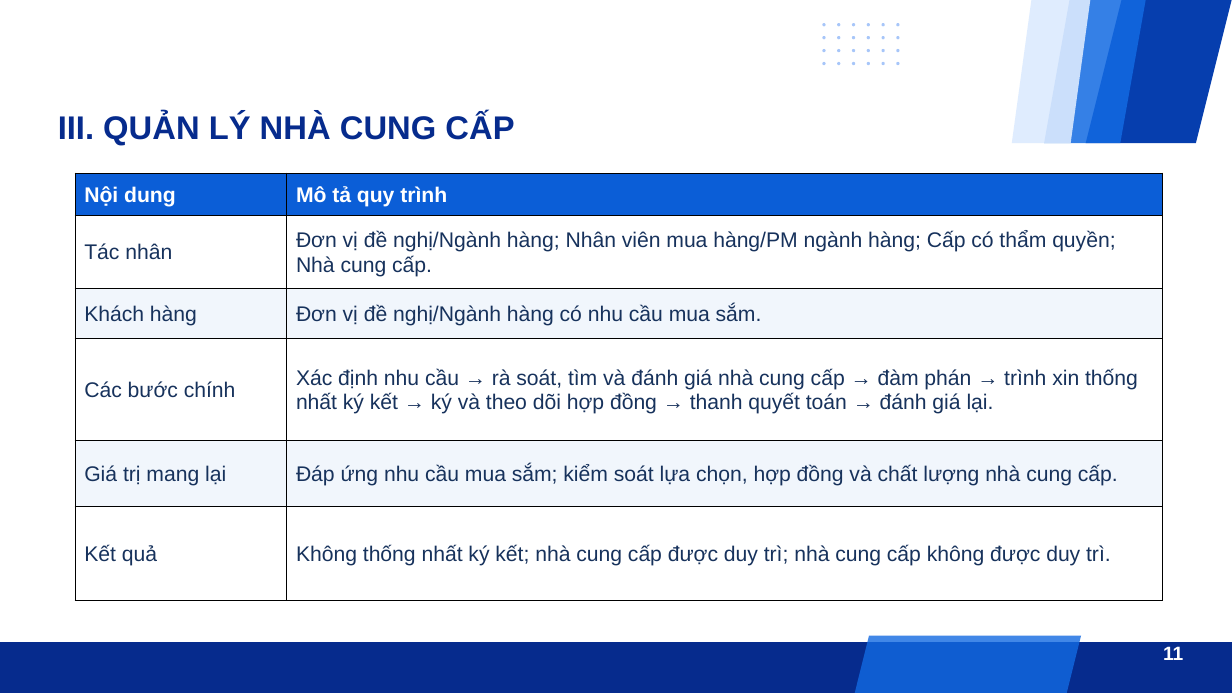
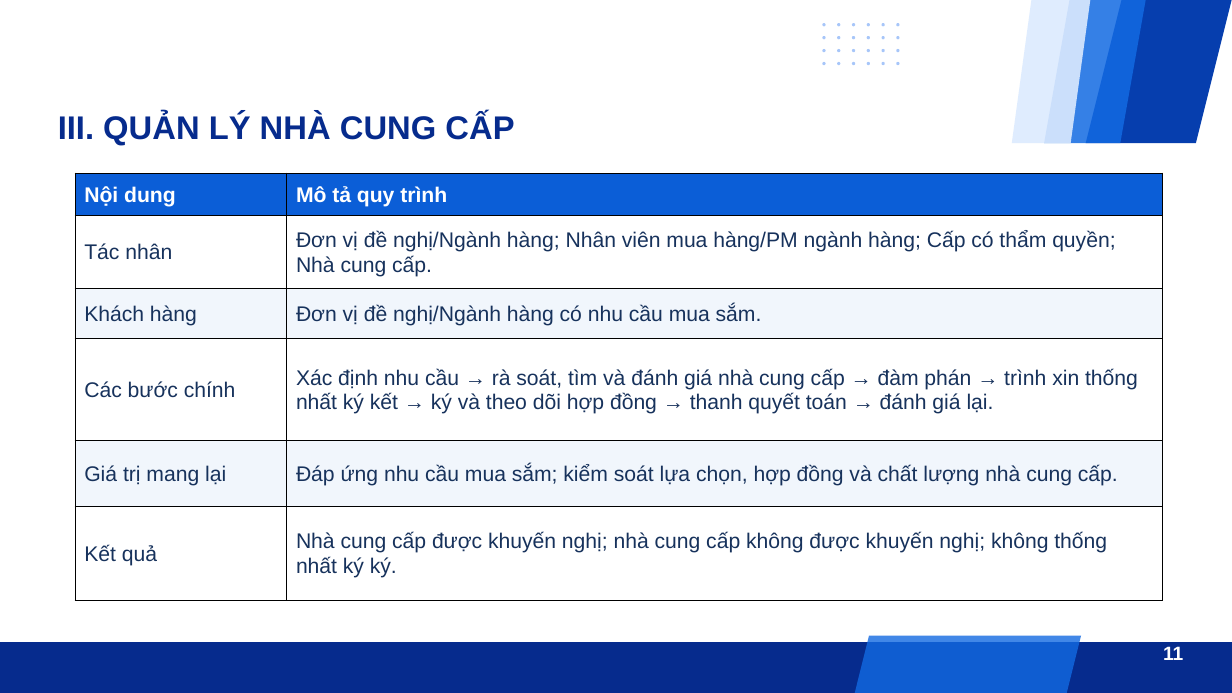
Before and after one commit to PhatOmachi/IE203.F34.LT.CNTT, a slide deck: slide 11 of NHOM8_TIM_HIEU_HE_THONG_QUY_TRINH_NGHIEP_VU_FPT.pptx. Drawn at 1232x693 pixels with LibreOffice and Linux fonts; fonts in the diff are those of the drawing. Boxes give left, top, right and bottom in pixels: in the first picture for what was removed or moved away, otherwise in the second. Text is boxed around its words. In the diff, an @@ line names an element or a change of style, - is before the commit and + after.

```diff
--- a/NHOM8_TIM_HIEU_HE_THONG_QUY_TRINH_NGHIEP_VU_FPT.pptx
+++ b/NHOM8_TIM_HIEU_HE_THONG_QUY_TRINH_NGHIEP_VU_FPT.pptx
@@ table at (75, 174, 1163, 601) @@
-row 6, column 2: Không thống nhất ký kết; nhà cung cấp được duy trì; nhà cung cấp không được duy trì.
+row 6, column 2: Nhà cung cấp được khuyến nghị; nhà cung cấp không được khuyến nghị; không thống nhất ký ký.
```
Also in this commit, not shown: 6 other slides changed, 1 other file.
